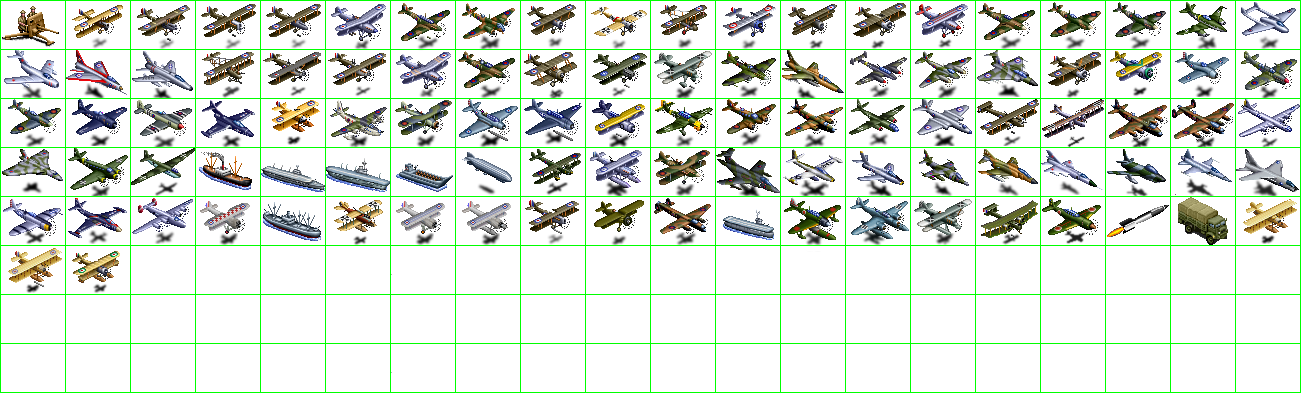
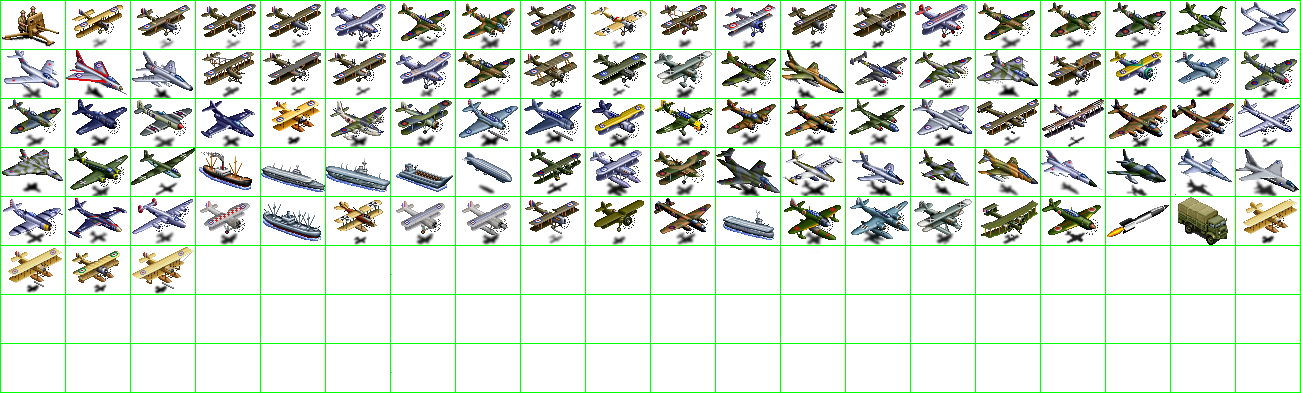
Layers edited between the first and the second (1301, 393) image:
painted on "units" over [132, 247, 194, 294]
